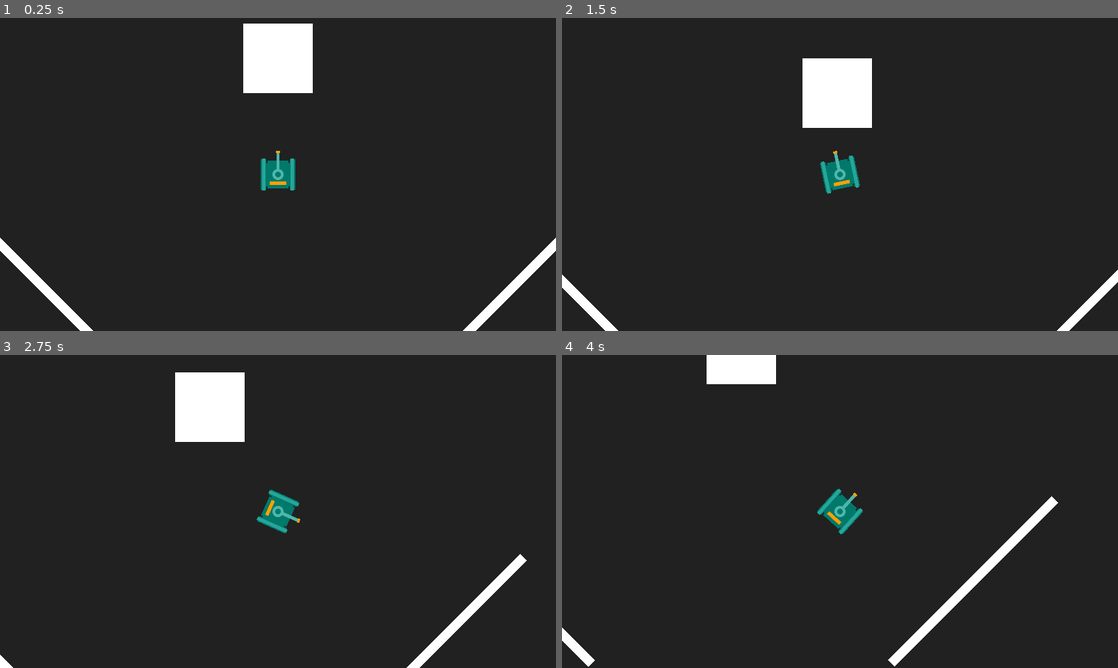
Above: before the commit, frames 1-4 (two rows, left to right).
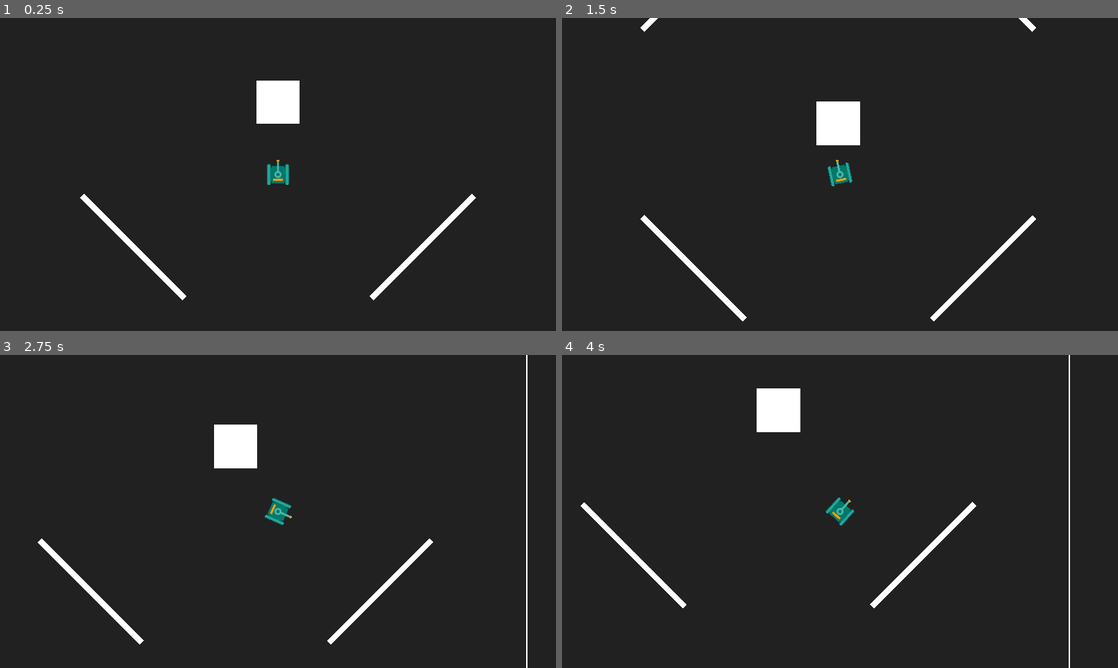
Above: after the commit, the same moments.

Repository: ashmeet28/battletanks
Game: Godot game, scene res://arena.tscn
Two runs of this game, one before a commit and one after it. Both use one fixed random seed, a clock stepped at 60 frames per second and the inputs below.
Inputs:
- Up to frame 1 (0.25 s): no input
- Up to frame 2 (1.5 s): tap Enter at 0.5 s; hold W (tank_move_forward) 0.53-1.28 s; hold Space (tank_fire) 0.53-1.28 s; hold S (tank_move_backwards) from 1.28 s (still down); tap A (tank_turn_anticlockwise) at 1.35 s
- Up to frame 3 (2.75 s): release S (tank_move_backwards) at 2.03 s; hold W (tank_move_forward) from 2.03 s (still down); hold D (tank_turn_clockwise) from 2.03 s (still down)
- Up to frame 4 (4 s): release D (tank_turn_clockwise) at 2.78 s; tap Space (tank_fire) at 2.85 s; release W (tank_move_forward) at 3.53 s; hold S (tank_move_backwards) from 3.53 s (still down); hold A (tank_turn_anticlockwise) from 3.53 s (still down)

The runs differ from the first frame. In frame 1, 6.0% of the frame differs, in the area x 0-100%, y 1-100%; in frame 2, 4.9%; in frame 3, 5.8%; in frame 4, 5.4%.

Commit message:
Small adj

Diff:
--- a/tank.tscn
+++ b/tank.tscn
@@ -15,4 +15,4 @@
 polygon = PackedVector2Array(0, -103.25, 10, -103.25, 10, -70.25, 75, -70.25, 75, 70.75, -75, 70.75, -75, -70.25, -10, -70.25, -10, -103.25)
 
 [node name="Camera2D" type="Camera2D" parent="."]
-zoom = Vector2(0.8, 0.8)
+zoom = Vector2(0.5, 0.5)
